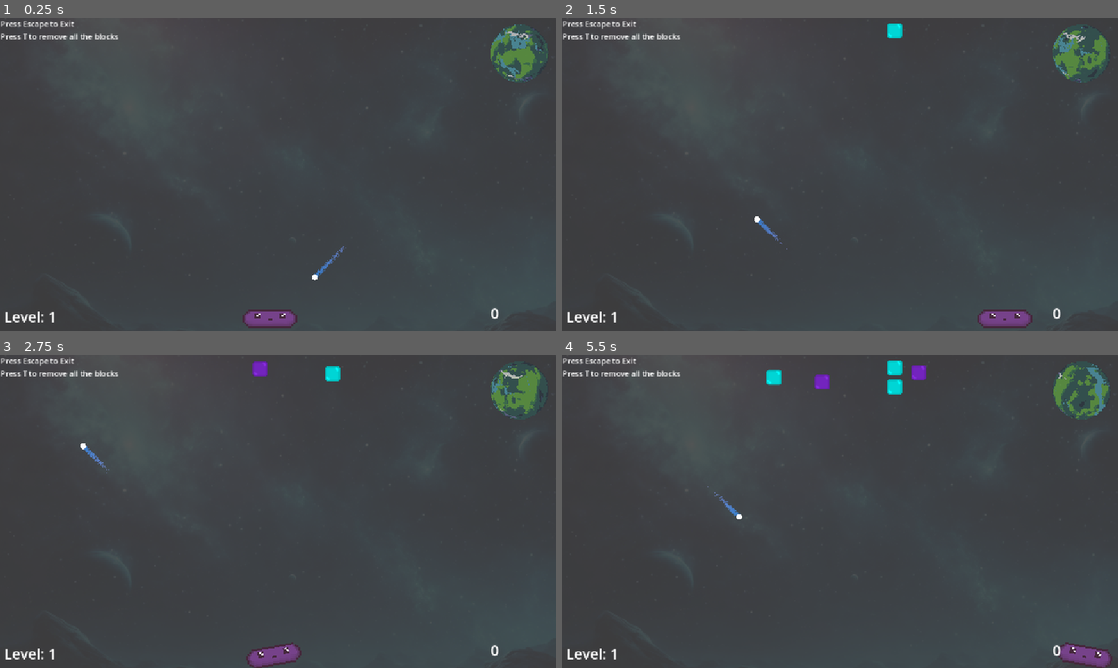
Above: before the commit, frames 1-4 (two rows, left to right).
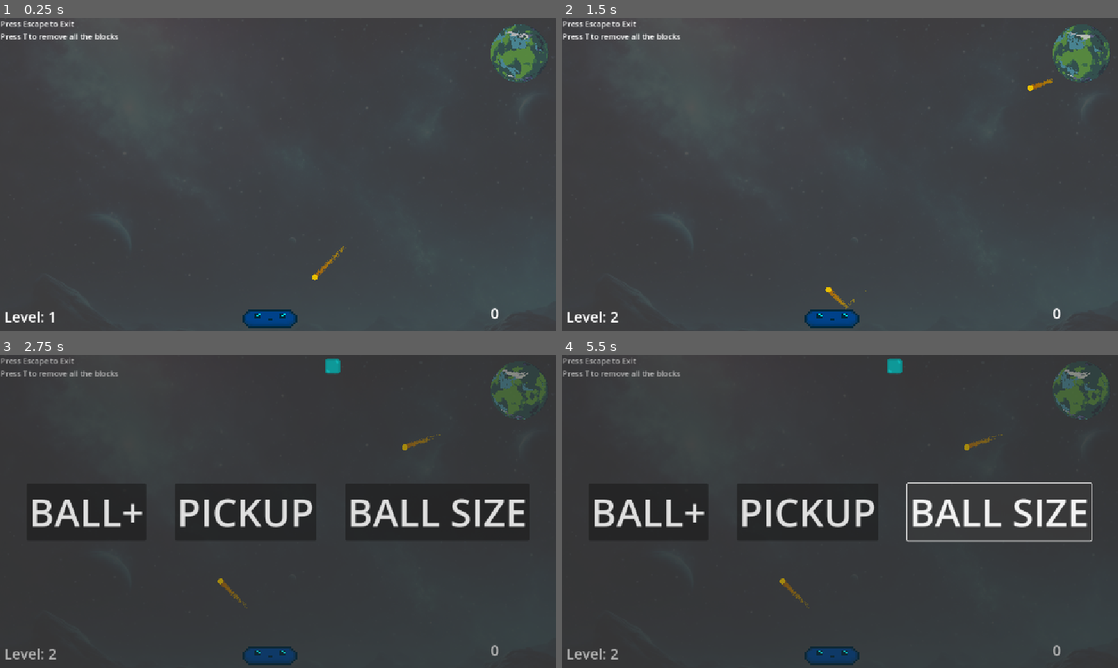
Above: after the commit, the same moments.

Repository: marcibaumel/HEJ_Brick
Game: Godot game, scene res://scenes/levels/customLevel.tscn
Two runs of this game, one before a commit and one after it. Both use one fixed random seed, a clock stepped at 60 frames per second and the inputs below.
Inputs (mouse positions are in pixels of both pictures, inside the frame that each line leads up to):
- Up to frame 1 (0.25 s): no input
- Up to frame 2 (1.5 s): tap T (destroy_children) at 0.5 s; hold Right (ui_right) 0.53-1.25 s; hold T (destroy_children) 0.53-1.25 s; click (645, 174) at 1.25 s, where only the run after the commit has a clickable "BALL+"
- Up to frame 3 (2.75 s): tap T (destroy_children) at 2, 2.1 s; hold Left (ui_left) from 2.03 s (still down)
- Up to frame 4 (5.5 s): release Left (ui_left) at 2.75 s; click (806, 511) at 2.75 s, where only the run after the commit has a clickable "PICKUP"; click (1001, 511) at 3.5 s, where only the run after the commit has a clickable "BALL SIZE"; tap T (destroy_children) at 4.25, 5.1 s; hold T (destroy_children) 4.28-5.03 s; hold Right (ui_right) from 4.28 s (still down)

The runs differ from the first frame. In frame 1, 0.6% of the frame differs, in the area x 43-63%, y 72-100%; in frame 2, 2.3%; in frame 3, 17%, in the area x 0-98%, y 1-100%; in frame 4, 13%.

Commit message:
working restart loop

Diff:
--- a/brickyMartin/project.godot
+++ b/brickyMartin/project.godot
@@ -20,6 +20,7 @@
 [autoload]
 
 DevMode="*res://scripts/dev_mode.gd"
+UpdateScene="*res://scenes/update_scene.tscn"
 GameManager="*res://scenes/game_manager.tscn"
 
 [display]
--- a/brickyMartin/scenes/ball.tscn
+++ b/brickyMartin/scenes/ball.tscn
@@ -10,9 +10,11 @@
 point_count = 2
 
 [sub_resource type="Gradient" id="Gradient_f7cbr"]
-colors = PackedColorArray(0.255465, 0.584232, 0.954142, 1, 0.714473, 0.655486, 1, 1)
+colors = PackedColorArray(0.839125, 0.471491, 2.11775e-06, 1, 0.976471, 0.87451, 0, 1)
 
 [node name="Ball" type="CharacterBody2D" groups=["Ball"]]
+collision_layer = 5
+collision_mask = 5
 slide_on_ceiling = false
 floor_stop_on_slope = false
 floor_block_on_wall = false
@@ -20,6 +22,7 @@
 script = ExtResource("1_cxlvu")
 
 [node name="Sprite2D" type="Sprite2D" parent="."]
+modulate = Color(0.913725, 0.74902, 0, 1)
 scale = Vector2(0.1, 0.1)
 texture = ExtResource("1_7s4qf")
 
--- a/brickyMartin/scenes/game_manager.tscn
+++ b/brickyMartin/scenes/game_manager.tscn
@@ -1,6 +1,7 @@
-[gd_scene load_steps=2 format=3 uid="uid://cgjbbuw4hplnd"]
+[gd_scene load_steps=3 format=3 uid="uid://cgjbbuw4hplnd"]
 
 [ext_resource type="Script" uid="uid://b0fu2e11ujfuj" path="res://scripts/game_manager.gd" id="1_hwd4i"]
+[ext_resource type="PackedScene" uid="uid://dqukco60s700d" path="res://scenes/update_scene.tscn" id="2_glms7"]
 
 [node name="GameManager" type="Node"]
 script = ExtResource("1_hwd4i")
@@ -38,3 +39,5 @@
 offset_bottom = 191.0
 text = "Press Escape to Exit
 Press T to remove all the blocks"
+
+[node name="UpdateScene" parent="." instance=ExtResource("2_glms7")]
--- a/brickyMartin/scenes/levels/customLevel.tscn
+++ b/brickyMartin/scenes/levels/customLevel.tscn
@@ -6,6 +6,7 @@
 [ext_resource type="PackedScene" uid="uid://bw7f4trj5r3g1" path="res://scenes/ball.tscn" id="3_p4hxj"]
 [ext_resource type="Texture2D" uid="uid://dif6ulpo5dtwc" path="res://assets/background.png" id="4_rkrwd"]
 [ext_resource type="Script" uid="uid://bu3e5ea3htlsd" path="res://scripts/level_manager.gd" id="5_p4hxj"]
+[ext_resource type="PackedScene" uid="uid://dqukco60s700d" path="res://scenes/update_scene.tscn" id="7_rkrwd"]
 
 [sub_resource type="AtlasTexture" id="AtlasTexture_rkrwd"]
 atlas = ExtResource("2_p4hxj")
@@ -434,7 +435,13 @@
 position = Vector2(510, -279)
 gizmo_extents = 1000.0
 
+[node name="BallSpawn" type="Marker2D" parent="."]
+position = Vector2(1457, -64)
+
 [node name="Ball" parent="." instance=ExtResource("3_p4hxj")]
 position = Vector2(857, 621)
 
+[node name="UpdateScene" parent="." instance=ExtResource("7_rkrwd")]
+visible = false
+
 [connection signal="body_entered" from="Deadzone" to="." method="_on_deadzone_body_entered"]
--- a/brickyMartin/scenes/paddle.tscn
+++ b/brickyMartin/scenes/paddle.tscn
@@ -101,6 +101,7 @@
 script = ExtResource("1_y7wee")
 
 [node name="AnimatedSprite2D" type="AnimatedSprite2D" parent="."]
+modulate = Color(0, 1, 1, 1)
 texture_filter = 1
 position = Vector2(-1.00001, -7.62939e-06)
 scale = Vector2(8.14687, 8.14687)
@@ -110,6 +111,7 @@
 
 [node name="Sprite2D" type="Sprite2D" parent="."]
 visible = false
+modulate = Color(0.38702, 0.774759, 0.705818, 1)
 scale = Vector2(0.3, 0.3)
 texture = ExtResource("2_mo4dg")
 script = SubResource("GDScript_pacq5")
@@ -127,6 +129,7 @@
 shape = SubResource("RectangleShape2D_pacq5")
 
 [node name="expDetaction" type="Area2D" parent="."]
+visible = false
 collision_layer = 2
 collision_mask = 2
 
--- /dev/null
+++ b/brickyMartin/scenes/update_scene.tscn
@@ -0,0 +1,45 @@
+[gd_scene load_steps=2 format=3 uid="uid://dqukco60s700d"]
+
+[ext_resource type="Script" uid="uid://cw4cvl4fof3ge" path="res://scripts/update_scene.gd" id="1_vkgge"]
+
+[node name="UpdateScene" type="CanvasLayer"]
+process_mode = 3
+script = ExtResource("1_vkgge")
+
+[node name="ColorRect" type="ColorRect" parent="."]
+anchors_preset = 15
+anchor_right = 1.0
+anchor_bottom = 1.0
+grow_horizontal = 2
+grow_vertical = 2
+color = Color(0.160784, 0.160784, 0.160784, 0.356863)
+
+[node name="HBoxContainer" type="HBoxContainer" parent="."]
+anchors_preset = 14
+anchor_top = 0.5
+anchor_right = 1.0
+anchor_bottom = 0.5
+offset_top = -15.5
+offset_bottom = 15.5
+grow_horizontal = 2
+grow_vertical = 2
+size_flags_horizontal = 4
+theme_override_constants/separation = 60
+alignment = 1
+
+[node name="Button" type="Button" parent="HBoxContainer"]
+layout_mode = 2
+theme_override_font_sizes/font_size = 80
+text = "BALL+"
+
+[node name="Button2" type="Button" parent="HBoxContainer"]
+layout_mode = 2
+theme_override_font_sizes/font_size = 80
+text = "PICKUP"
+
+[node name="Button3" type="Button" parent="HBoxContainer"]
+layout_mode = 2
+theme_override_font_sizes/font_size = 80
+text = "BALL SIZE"
+
+[connection signal="pressed" from="HBoxContainer/Button" to="." method="_on_button_pressed"]
--- a/brickyMartin/scripts/custom_level.gd
+++ b/brickyMartin/scripts/custom_level.gd
@@ -1,6 +1,8 @@
 extends Node2D
 
 @onready var BrickScene: PackedScene = preload("res://scenes/bricks/brick.tscn")
+@onready var BallScene: PackedScene = preload("res://scenes/ball.tscn")
+@onready var ball_spawn := $BallSpawn
 @onready var BrickSpawn: Node2D = get_node("BrickSpawn")
 
 @export var margin: float = 1.0
@@ -112,10 +114,32 @@
 
 
 func _on_deadzone_body_entered(body: Node2D) -> void:
-	gameOver()
+	if body.is_in_group("Ball"):
+		body.queue_free()
+		call_deferred("_check_balls_left")
 
 
 func gameOver() -> void:
 	GameManager.score = 0
 	GameManager.level = 1
 	get_tree().reload_current_scene()
+
+func add_ball() -> void:
+	var ball := BallScene.instantiate()
+	add_child(ball)
+	ball.global_position = ball_spawn.global_position
+
+	# Optional: slightly different direction
+	var angle := randf_range(-0.5, 0.5)
+	ball.velocity = Vector2(-1, 1).normalized().rotated(angle) * ball.speed
+
+
+func _check_balls_left() -> void:
+	var count := 0
+	# Remove invalid refs and count what's actually still alive
+	for b in get_tree().get_nodes_in_group("Ball"):
+		if is_instance_valid(b):
+			count += 1
+
+	if count == 1:
+		gameOver()
--- a/brickyMartin/scripts/game_manager.gd
+++ b/brickyMartin/scripts/game_manager.gd
@@ -30,9 +30,13 @@
 	score += scaled_points
 	if _exp_points >= level * 10:
 		_exp_points = 0
-		level += 1
-		print("Level up! New level:", level)
+		levelUp()
 
 func _input(event):
 	if event.is_action_pressed("quit_game"):
 		get_tree().quit()
+
+func levelUp() -> void:
+	level += 1
+	print("Level up! New level:", level)
+	$UpdateScene.show_update_scene()
--- a/brickyMartin/scripts/level_manager.gd
+++ b/brickyMartin/scripts/level_manager.gd
@@ -2,11 +2,8 @@
 
 func _process(_delta):
 	if get_child_count() == 0:
-		print("lofasz")
+		pass
 
 func _input(event):
 	if event.is_action_pressed("destroy_children"):
-		for child in get_children():
-			child.queue_free()
-
-	#TODO: Add level up logic here
+		GameManager.levelUp()
--- /dev/null
+++ b/brickyMartin/scripts/update_scene.gd
@@ -0,0 +1,16 @@
+extends CanvasLayer
+
+func _ready() -> void:
+	visible = false
+
+func _on_button_pressed() -> void:
+	var level := get_tree().current_scene
+	if level.has_method("add_ball"):
+		level.add_ball()
+
+	visible = false
+	get_tree().paused = false
+
+func show_update_scene() -> void:
+	visible = true
+	get_tree().paused = true
Not shown: 1 places in brickyMartin/scenes/levels/customLevel.tscn that only renumber resources
Not shown, added: brickyMartin/scripts/update_scene.gd.uid
